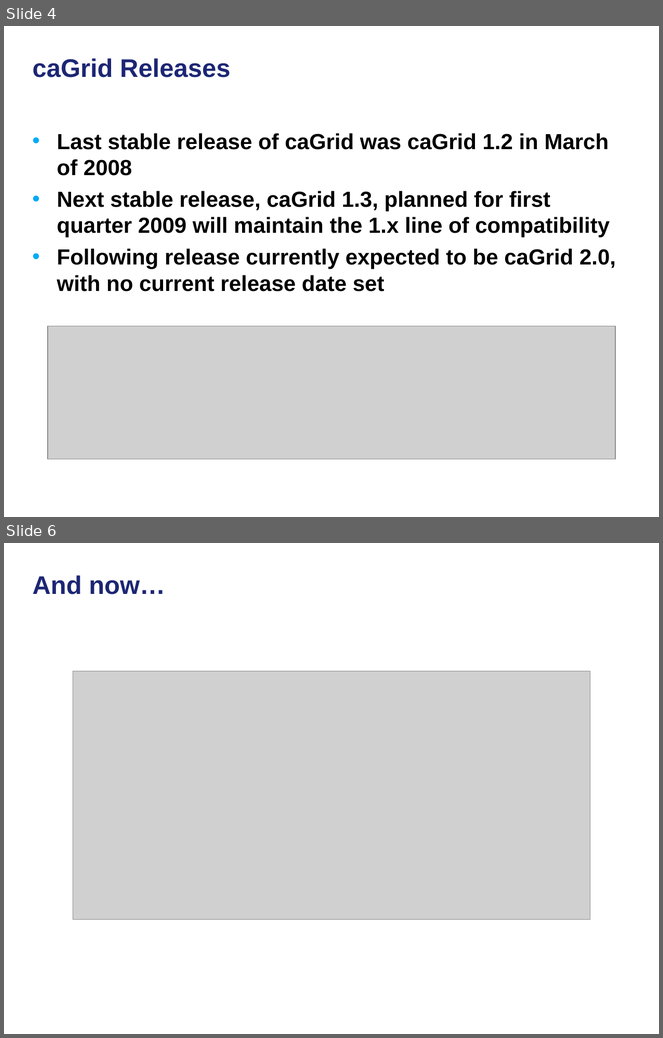
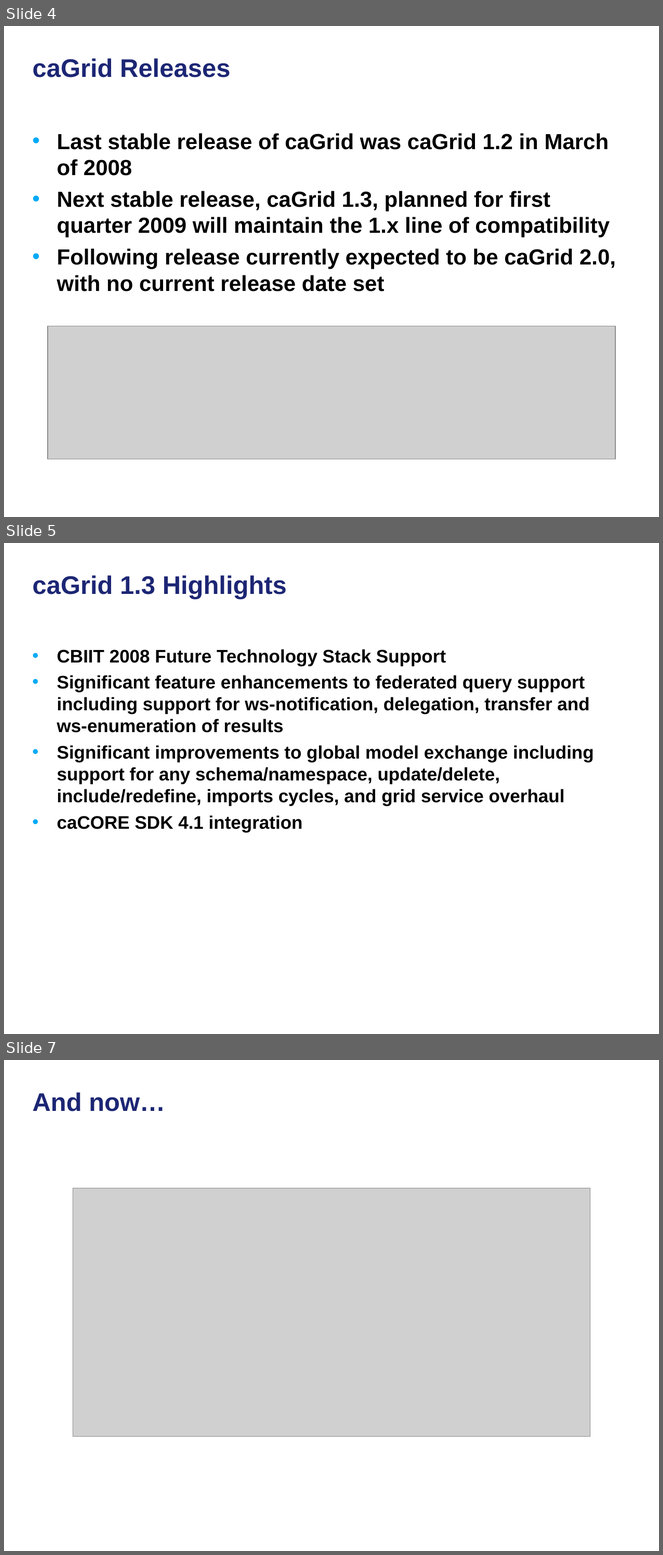
Before and after one commit to NCIP/cagrid-docs, a slide deck: presentations/200810_VCDE_ARCH/20081028_Arch_VCDE_caGrid_Future.ppt. Shown one above the other, each under a label of ours: slides 4 and 6 before the commit, slides 4, 5 and 7 after it; the slides between them are not shown. The pictures are 663x1038 and 663x1555 pixels, drawn with LibreOffice and Linux fonts; fonts in the diff are those of the drawing; grey boxes stand for pictures; background and template pictures are left out. Boxes give left, top, right and bottom in pixels: in the first picture for what was removed or moved away, otherwise in the second. Text is boxed around its words. In the diff, an @@ line names an element or a change of style, - is before the commit and + after.

```diff
--- a/presentations/200810_VCDE_ARCH/20081028_Arch_VCDE_caGrid_Future.ppt
+++ b/presentations/200810_VCDE_ARCH/20081028_Arch_VCDE_caGrid_Future.ppt
@@ slide 5 added at (4,543,659,1034), background picture (left out) @@
@@ title added at (33,575,287,599), 28 pt, text #1C2674, bold @@
+caGrid 1.3 Highlights
@@ text added at (57,649,594,833), 20 pt, text #000000, bold @@
+• CBIIT 2008 Future Technology Stack Support
+• Significant feature enhancements to federated query support including support for ws-notification, delegation, transfer and ws-enumeration of results
+• Significant improvements to global model exchange including support for any schema/namespace, update/delete, include/redefine, imports cycles, and grid service overhaul
+• caCORE SDK 4.1 integration
@@ what was slide 6 is now slide 7 @@
```
Also in this commit, not shown: 2 slides changed, 4 other slides added, 3 slides removed.
